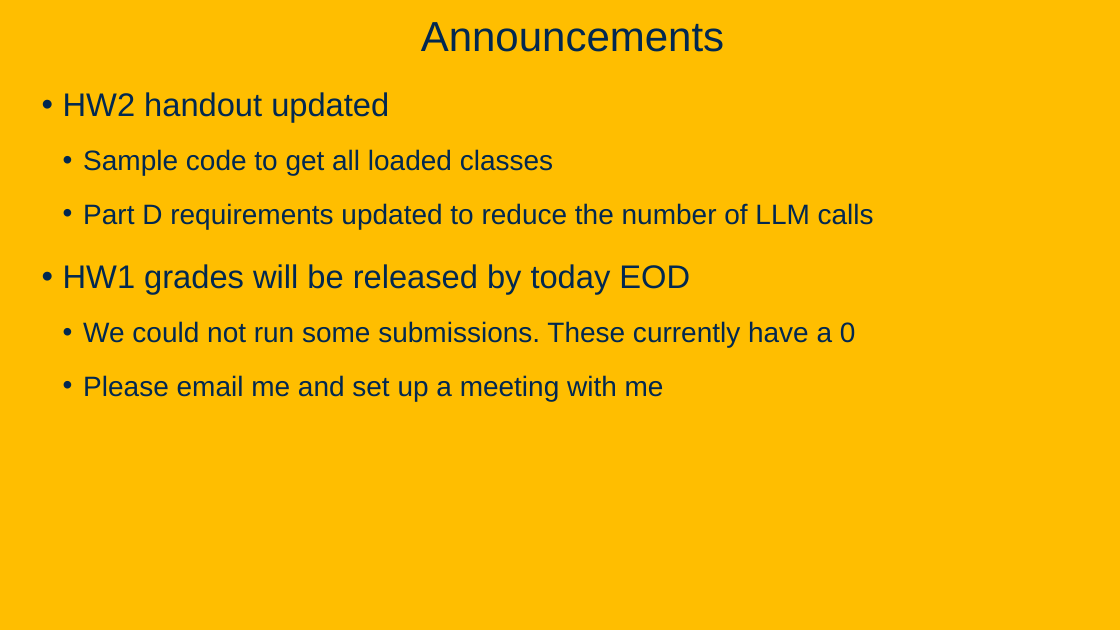
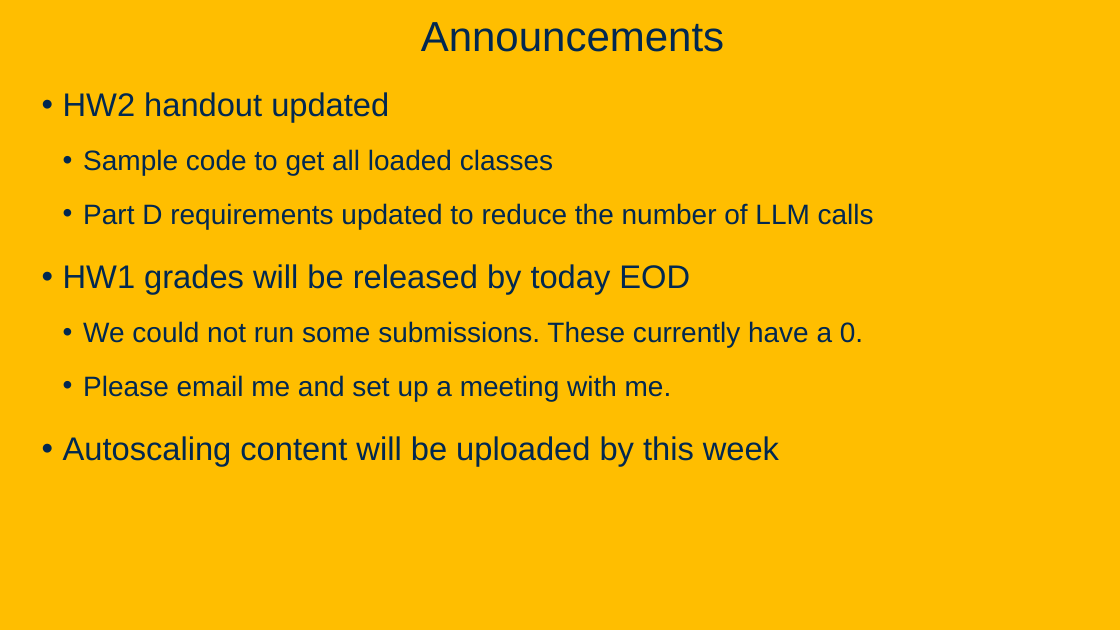
Before and after one commit to davsec-teaching/ecs160-f25, a slide deck: slide 22 of slides/9_software_security.pptx. Drawn at 1120x630 pixels with LibreOffice and Linux fonts; fonts in the diff are those of the drawing; background and template pictures are left out. Boxes give left, top, right and bottom in pixels: in the first picture for what was removed or moved away, otherwise in the second. Text is boxed around its words. In the diff, an @@ line names an element or a change of style, - is before the commit and + after.

```diff
--- a/slides/9_software_security.pptx
+++ b/slides/9_software_security.pptx
@@ text at box(63, 321, 863, 466): text changed @@
-  • We could not run some submissions. These currently have a 0
-  • Please email me and set up a meeting with me
+  • We could not run some submissions. These currently have a 0.
+  • Please email me and set up a meeting with me.
+• Autoscaling content will be uploaded by this week
```
Also in this commit, not shown: 4 other slides changed, 8 slides added.
